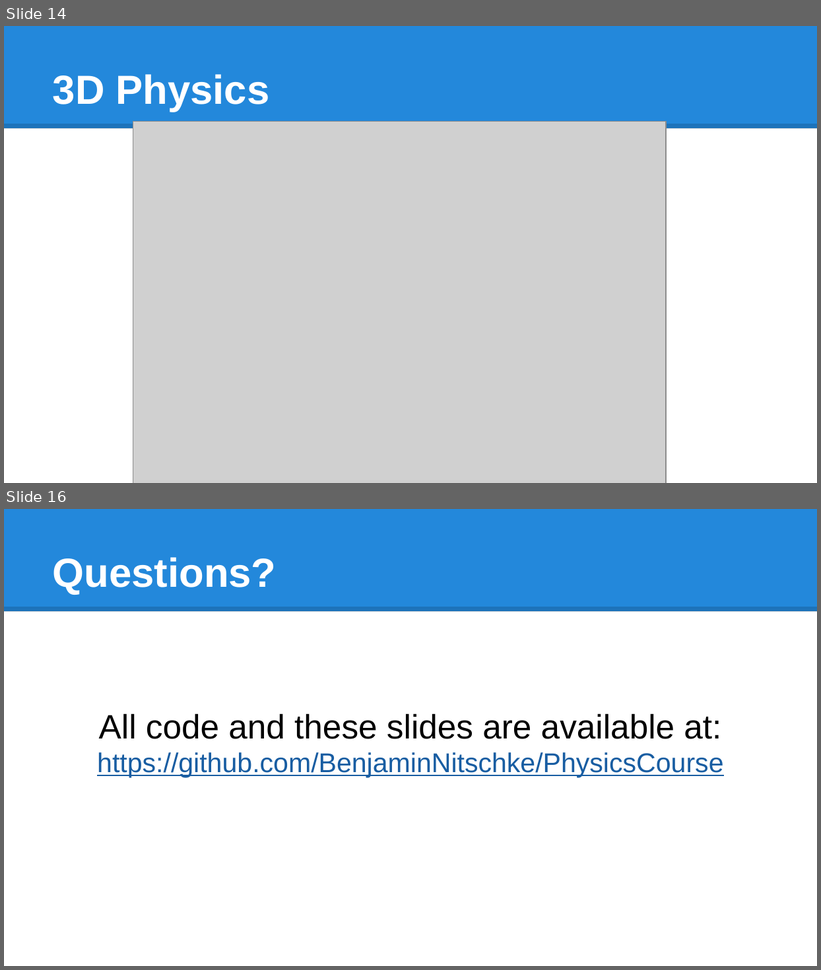
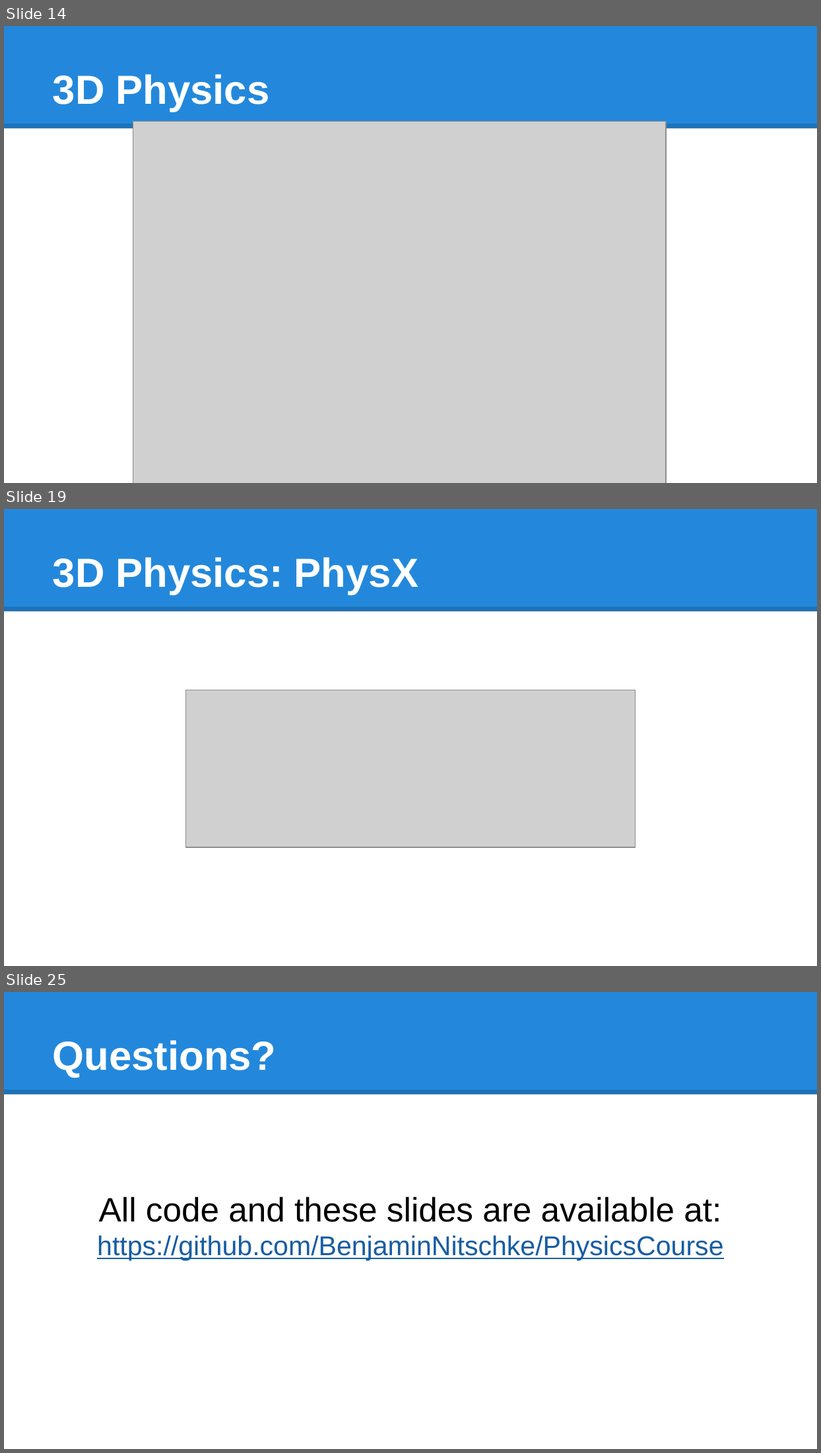
Before and after one commit to BenjaminNitschke/PhysicsCourse, a slide deck: Physics Course Games Academy July 2015.pptx. Shown one above the other, each under a label of ours: slides 14 and 16 before the commit, slides 14, 19 and 25 after it; the slides between them are not shown. The pictures are 821x970 and 821x1453 pixels, drawn with LibreOffice and Linux fonts; fonts in the diff are those of the drawing; grey boxes stand for pictures. Boxes give left, top, right and bottom in pixels: in the first picture for what was removed or moved away, otherwise in the second. Text is boxed around its words. In the diff, an @@ line names an element or a change of style, - is before the commit and + after.

Commit message:
Updated Physics Slides to latest version

```diff
--- a/Physics Course Games Academy July 2015.pptx
+++ b/Physics Course Games Academy July 2015.pptx
@@ slide 19 added at (4,509,817,966), background #FFFFFF; not listed: 2 template elements that a slide beside it also shows @@
@@ title added at (53,557,418,595), 36 pt, text #FFFFFF, bold @@
+3D Physics: PhysX
@@ picture added at (186,691,636,848) @@
@@ what was slide 16 is now slide 25 @@
```
Also in this commit, not shown: 2 slides changed, 10 other slides added, 2 slides removed.
